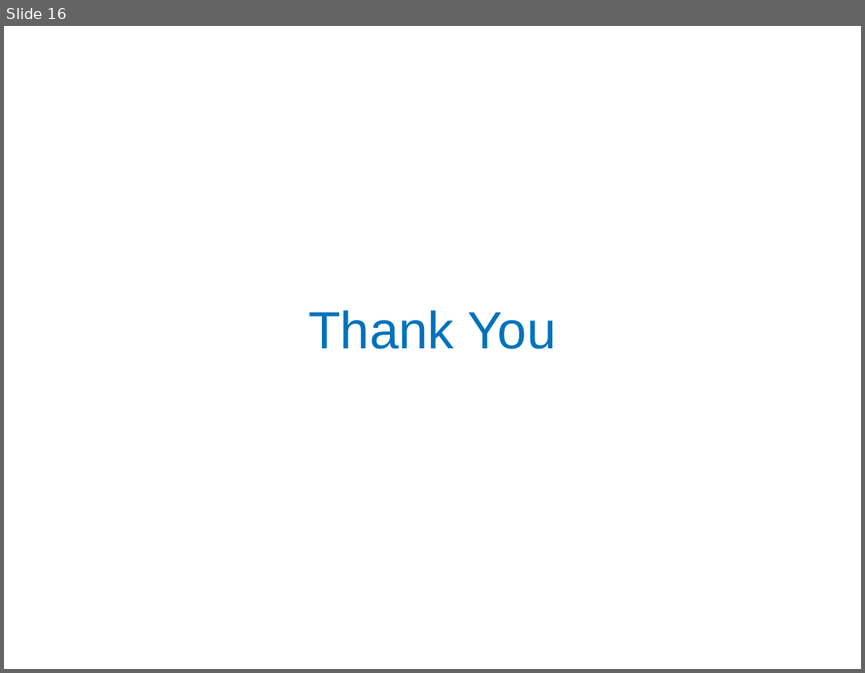
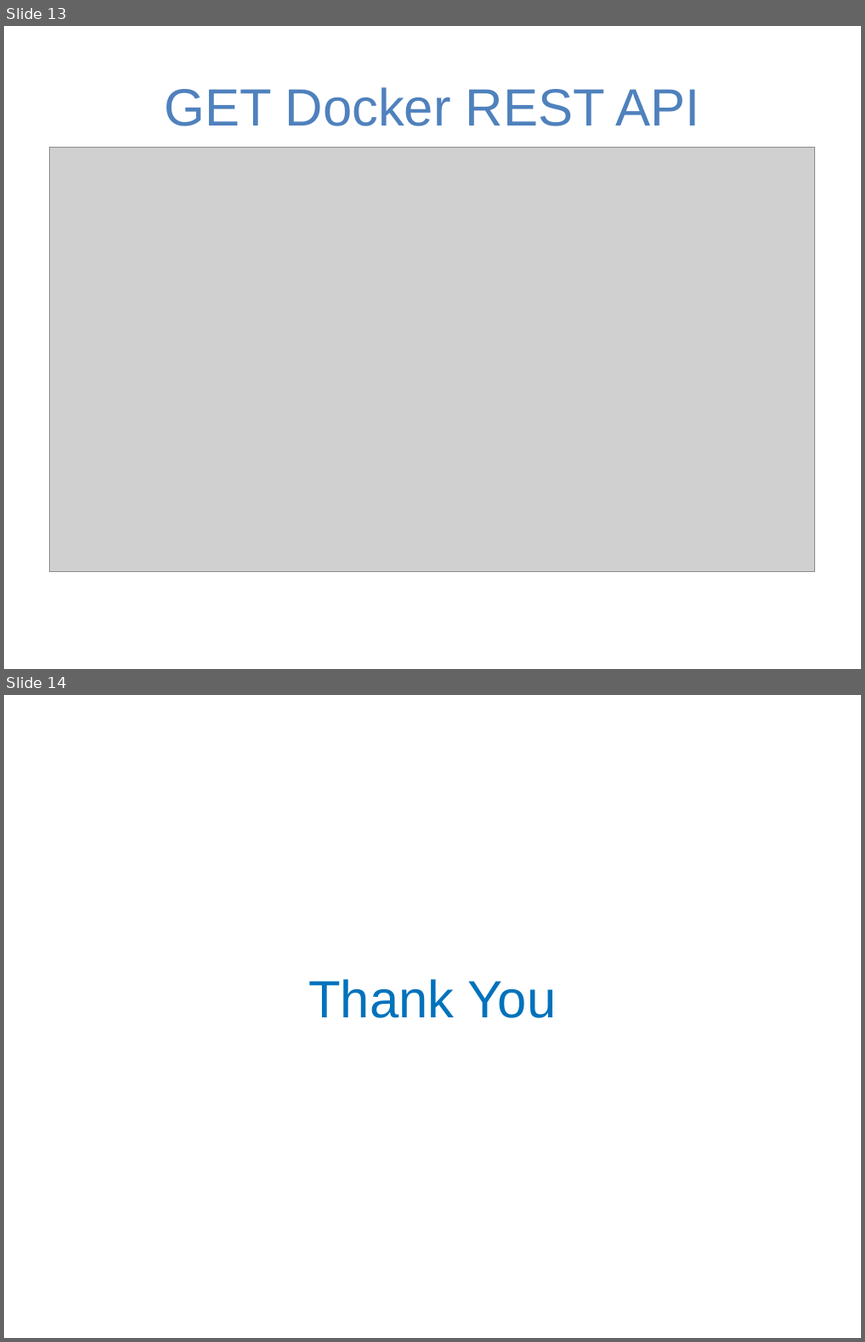
Before and after one commit to rahuldhar123/2019-Fall-CC-Team-5-Building-a-private-cloud, a slide deck: Presentations/Cloud_Computing Project Mid-Progress.pptx. Shown one above the other, each under a label of ours: slide 16 before the commit, slides 13 and 14 after it. The pictures are 865x673 and 865x1342 pixels, drawn with LibreOffice and Linux fonts; fonts in the diff are those of the drawing; grey boxes stand for pictures; background and template pictures are left out. Boxes give left, top, right and bottom in pixels: in the first picture for what was removed or moved away, otherwise in the second. Text is boxed around its words. In the diff, an @@ line names an element or a change of style, - is before the commit and + after.

```diff
--- a/Presentations/Cloud_Computing Project Mid-Progress.pptx
+++ b/Presentations/Cloud_Computing Project Mid-Progress.pptx
@@ slide 13 added at (4,26,861,669), background picture (left out) @@
@@ title added at (164,87,700,126), 44 pt, text #4F81BD @@
+GET Docker REST API
@@ picture added at (50,147,816,571) @@
@@ what was slide 16 is now slide 14 @@
```
Also in this commit, not shown: 2 slides changed, 3 other slides added, 6 slides removed.
